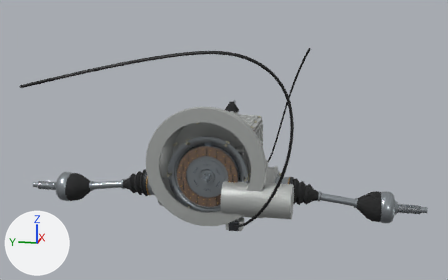
Before and after pictures for a commit that changed the glTF model models/transmission.glb.
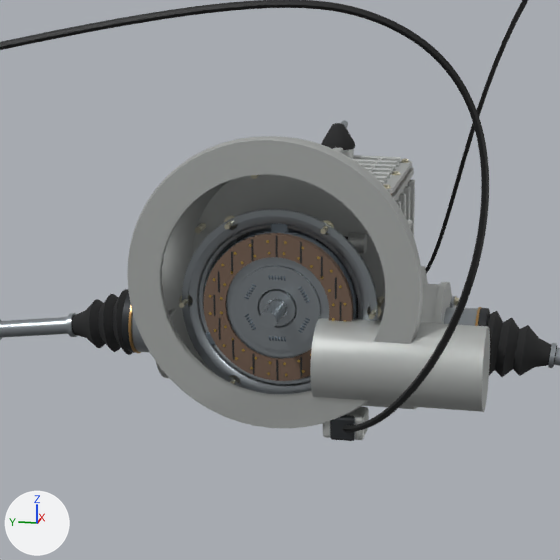
Each version is shown whole from a camera (50 mm lens) standing at (-0.552, -0.39, 0.938) and looking at (1.255, -0.028, 0.486), then close up on the part from 21% to 72% of the width and 18% to 100% of the height. Lighting does not change. The marker at lower left points along +X, +Y and +Z. The last two pictures show the newer version. Where no turn or scale is listed for an object, it has been applied to the vertices. Vertices at exactly the same position are counted once.

The scene before the commit, as lines of its bpy script (objects in view):
```python
me_cable_embrayage_noir = bpy.data.meshes.new('cable-embrayage.noir')
me_cable_embrayage_noir.from_pydata(...)  # 504 vertices, 1004 faces; spans x 0.836..1.12, y -0.264..0.401, z 0.261..0.793
me_cable_embrayage_noir.materials.append(mat_noir)  # black #1b1c1d
me_carter_embrayage_alu_coule = bpy.data.meshes.new('carter-embrayage.alu-coule')
me_carter_embrayage_alu_coule.from_pydata(...)  # 1537 vertices, 2857 faces; spans x 1.095..1.235, y -0.25..0.178, z 0.25..0.613
me_carter_embrayage_alu_coule.materials.append(mat_alu_coule)  # grey #b9bcba
me_disque_embrayage_garniture = bpy.data.meshes.new('disque-embrayage.garniture')
me_disque_embrayage_garniture.from_pydata(...)  # 512 vertices, 768 faces; spans x 1.141..1.151, y -0.091..0.091, z 0.309..0.491
me_disque_embrayage_garniture.materials.append(mat_garniture)  # brown #6f5a4c
ob_cable_embrayage_noir = bpy.data.objects.new('cable-embrayage.noir', me_cable_embrayage_noir)
ob_cable_embrayage_noir.location = (0.0, 0.0, 0.0)
ob_carter_embrayage_alu_coule = bpy.data.objects.new('carter-embrayage.alu-coule', me_carter_embrayage_alu_coule)
ob_carter_embrayage_alu_coule.location = (0.0, 0.0, 0.0)
ob_disque_embrayage_garniture = bpy.data.objects.new('disque-embrayage.garniture', me_disque_embrayage_garniture)
ob_disque_embrayage_garniture.location = (0.0, 0.0, 0.0)
# also in view: 'boite.noir' at (1.218, -0.213, 0.571); 'embrayage.fonte' at (1.158, 0.0, 0.406); 'embrayage.acier' at (1.164, 0.0, 0.4); 'transmissions.acier' at (1.306, 0.0, 0.3); 'disque-embrayage.acier' at (1.152, 0.0, 0.4)
```
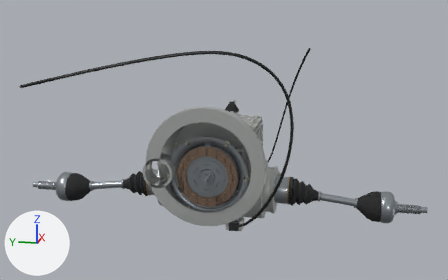
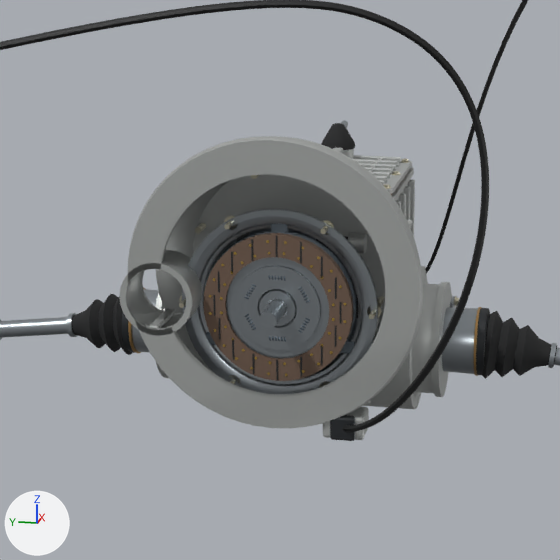
Boxes [x1, y1, x2, y2] around the edits, measured in the close-ups (560 x 560 px):
```json
{"object": "carter-embrayage.alu-coule", "change": "reshaped", "before": [127, 136, 490, 440], "after": [120, 136, 423, 440], "on screen": "16% narrower"}
{"part": 1, "of": "me_carter_embrayage_alu_coule", "change": "added", "after": [120, 250, 202, 336]}
{"part": 2, "of": "me_carter_embrayage_alu_coule", "change": "cut back", "before": [309, 318, 490, 419], "after": [309, 327, 419, 424]}
{"part": 3, "of": "me_carter_embrayage_alu_coule", "change": "cut back", "before": [128, 257, 182, 329], "after": [128, 247, 182, 341]}
```

Edits to the scene script, one JSON object a line:
```json
{"block": "me_carter_embrayage_alu_coule", "where": "# used by ob_carter_embrayage_alu_coule; location = (0.0, 0.0, 0.0)"}
{"op": "remove", "block": "me_carter_embrayage_alu_coule", "code": "me_carter_embrayage_alu_coule.from_pydata(...)  # 1537 vertices, 2857 faces; spans x 1.095..1.235, y -0.25..0.178, z 0.25..0.613"}
{"op": "add", "block": "me_carter_embrayage_alu_coule", "code": "me_carter_embrayage_alu_coule.from_pydata(...)  # 1654 vertices, 2890 faces; spans x 1.111..1.235, y -0.178..0.186, z 0.25..0.613"}
{"block": "me_carter_embrayage_alu_coule", "change": "me_carter_embrayage_alu_coule part 1: a new loose piece of 160 vertices spanning x 1.111..1.177, y 0.096..0.186, z 0.367..0.457, in mat_alu_coule (grey #b9bcba)"}
{"block": "me_carter_embrayage_alu_coule", "change": "me_carter_embrayage_alu_coule part 2: 2 vertices moved from x 1.111..1.193, y -0.122..-0.107, z 0.328..0.376 to x 1.111..1.161, y -0.148..-0.115, z 0.32..0.342; 121 vertices removed from x 1.095..1.195, y -0.25..-0.05, z 0.29..0.39; 39 vertices added at x 1.111..1.161, y -0.168..-0.059, z 0.298..0.381"}
{"block": "me_carter_embrayage_alu_coule", "change": "me_carter_embrayage_alu_coule part 3: 1 vertex moved from x 1.119, y 0.127, z 0.39 to x 1.119, y 0.125, z 0.378; 22 vertices removed from x 1.111..1.161, y 0.127..0.177, z 0.38..0.435; 61 vertices added at x 1.111..1.18, y 0.123..0.177, z 0.374..0.45"}
```
